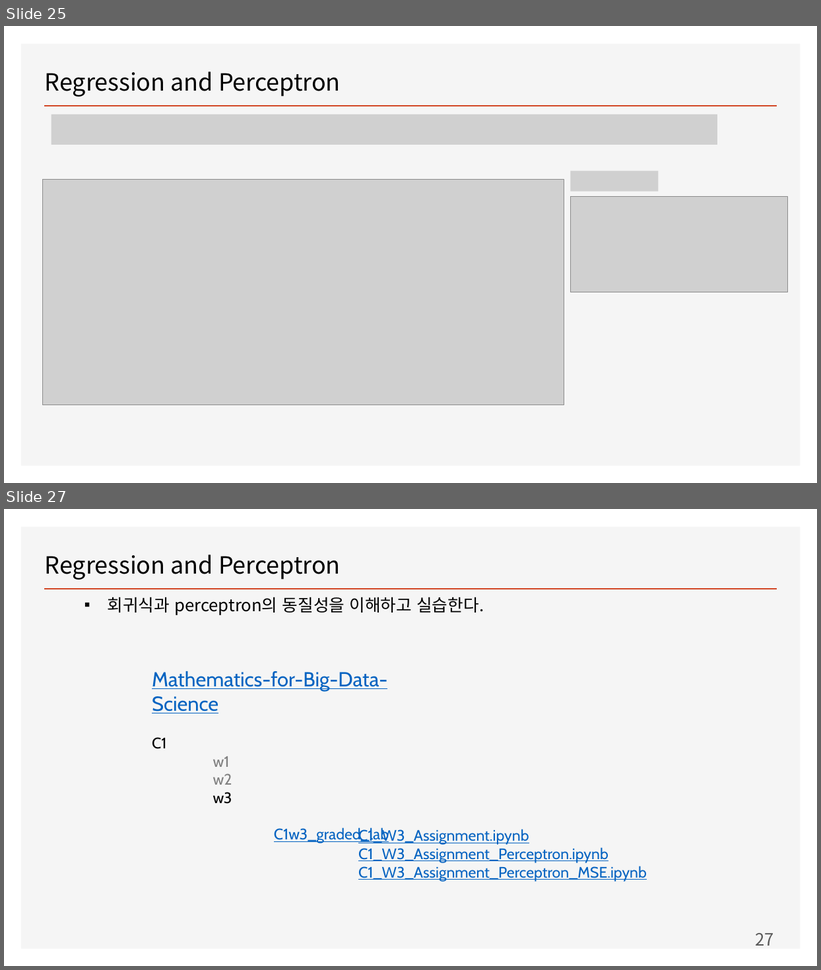
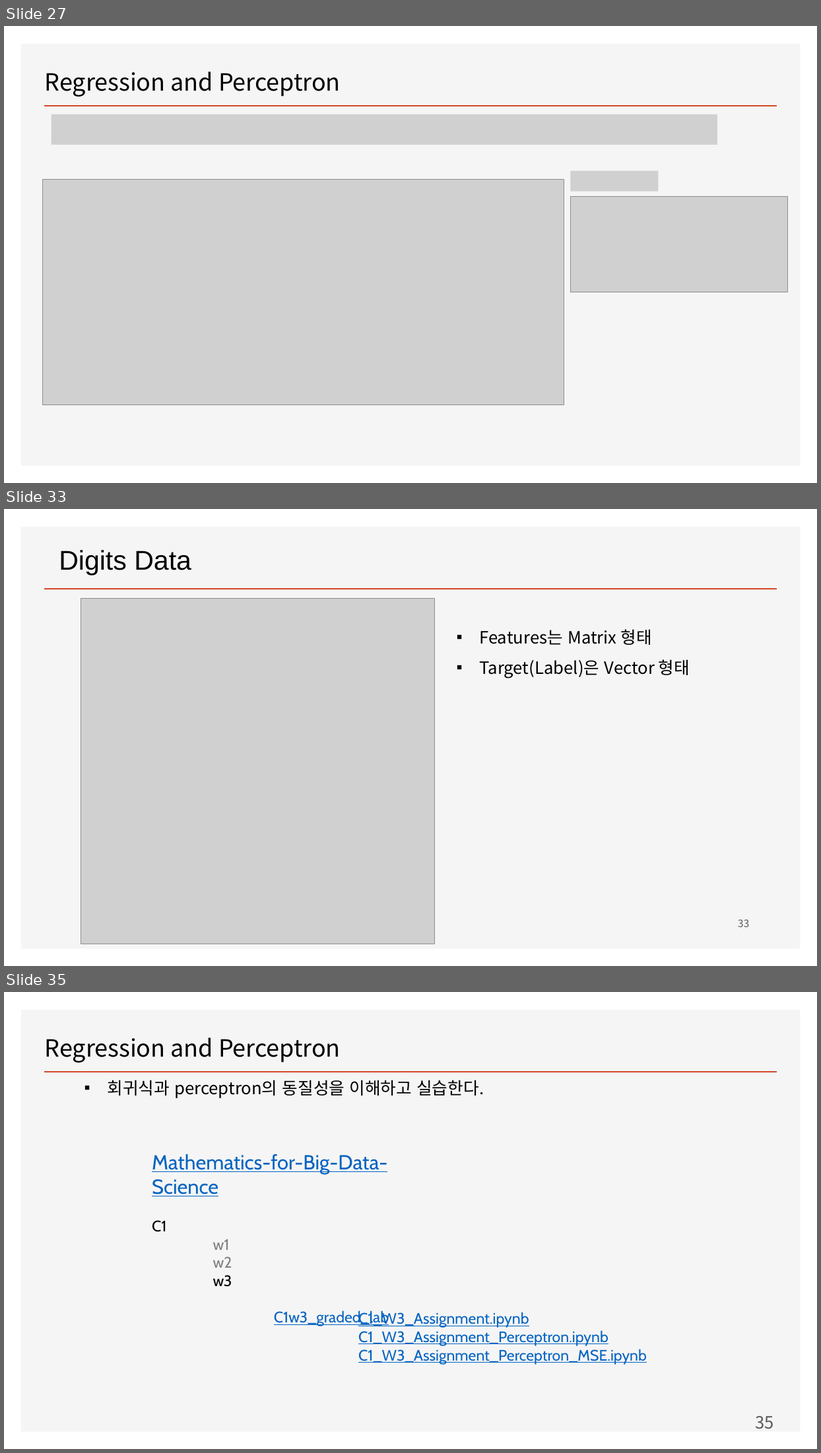
Before and after one commit to ancestor9/mathematics-for-machine-learning, a slide deck: Linear_Algebra/w4_Perceptron_Regression.pptx. Shown one above the other, each under a label of ours: slides 25 and 27 before the commit, slides 27, 33 and 35 after it; the slides between them are not shown. The pictures are 821x970 and 821x1453 pixels, drawn with LibreOffice and Linux fonts; fonts in the diff are those of the drawing; grey boxes stand for pictures; background and template pictures are left out. Boxes give left, top, right and bottom in pixels: in the first picture for what was removed or moved away, otherwise in the second. Text is boxed around its words. In the diff, an @@ line names an element or a change of style, - is before the commit and + after.

```diff
--- a/Linear_Algebra/w4_Perceptron_Regression.pptx
+++ b/Linear_Algebra/w4_Perceptron_Regression.pptx
@@ slide 33 added at [4, 509, 817, 966], background #FFFFFF; not listed: 2 template elements that a slide beside it also shows @@
@@ text added at [59, 550, 191, 575], 32 pt, text #000000 @@
+Digits Data
@@ picture added at [81, 599, 435, 945] @@
@@ text added at [479, 629, 690, 679], 20 pt, text #000000 @@
+▪ Features는 Matrix 형태
+▪ Target(Label)은 Vector 형태
@@ page number added at [738, 920, 749, 927], 12 pt, text #595959 @@
+33
@@ what was slide 25 is now slide 27 @@
@@ what was slide 27 is now slide 35 @@
@@ page number at [755, 1416, 774, 1430]: text changed @@
-27
+35
```
Also in this commit, not shown: 5 slides changed, 10 other slides added, 3 slides removed.
